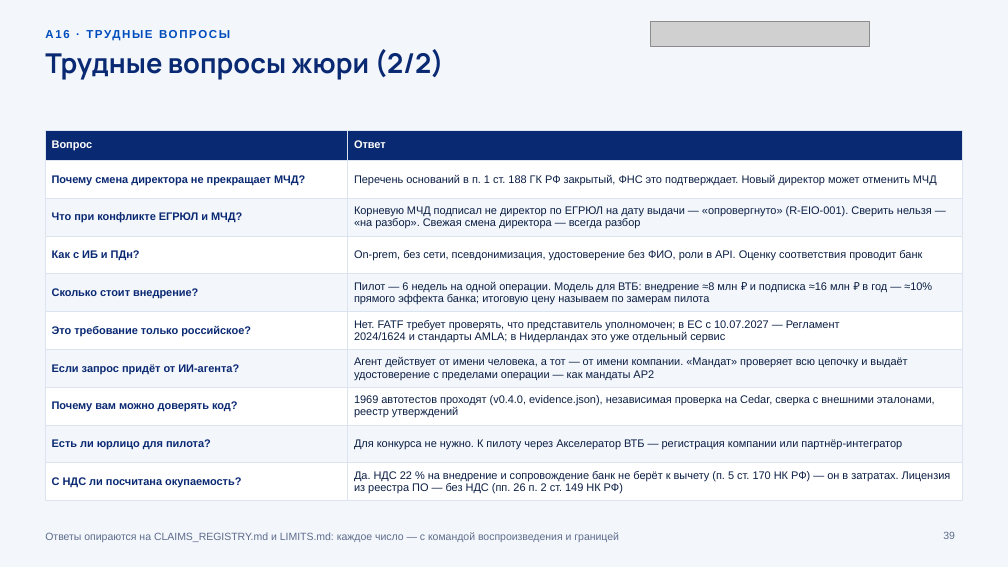
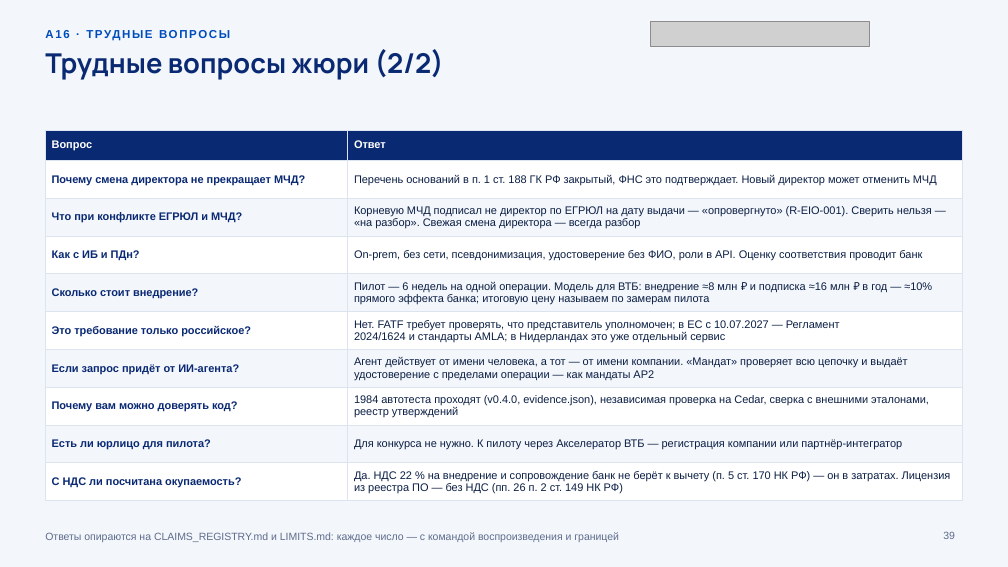
Before and after one commit to KonkovDV/Mandat, a slide deck: slide 39 of submission/slides/Mandat_VTB.pptx. Drawn at 1008x567 pixels with LibreOffice and Linux fonts; fonts in the diff are those of the drawing; grey boxes stand for pictures; background and template pictures are left out. Boxes give left, top, right and bottom in pixels: in the first picture for what was removed or moved away, otherwise in the second. Text is boxed around its words. In the diff, an @@ line names an element or a change of style, - is before the commit and + after.

```diff
--- a/submission/slides/Mandat_VTB.pptx
+++ b/submission/slides/Mandat_VTB.pptx
@@ table at [45,130,963,498] @@
-row 8, column 2: 1969 автотестов проходят (v0.4.0, evidence.json), независимая проверка на Cedar, сверка с внешними эталонами, реестр утверждений
+row 8, column 2: 1984 автотеста проходят (v0.4.0, evidence.json), независимая проверка на Cedar, сверка с внешними эталонами, реестр утверждений
```
Also in this commit, not shown: 10 other slides changed, 31 other files.
